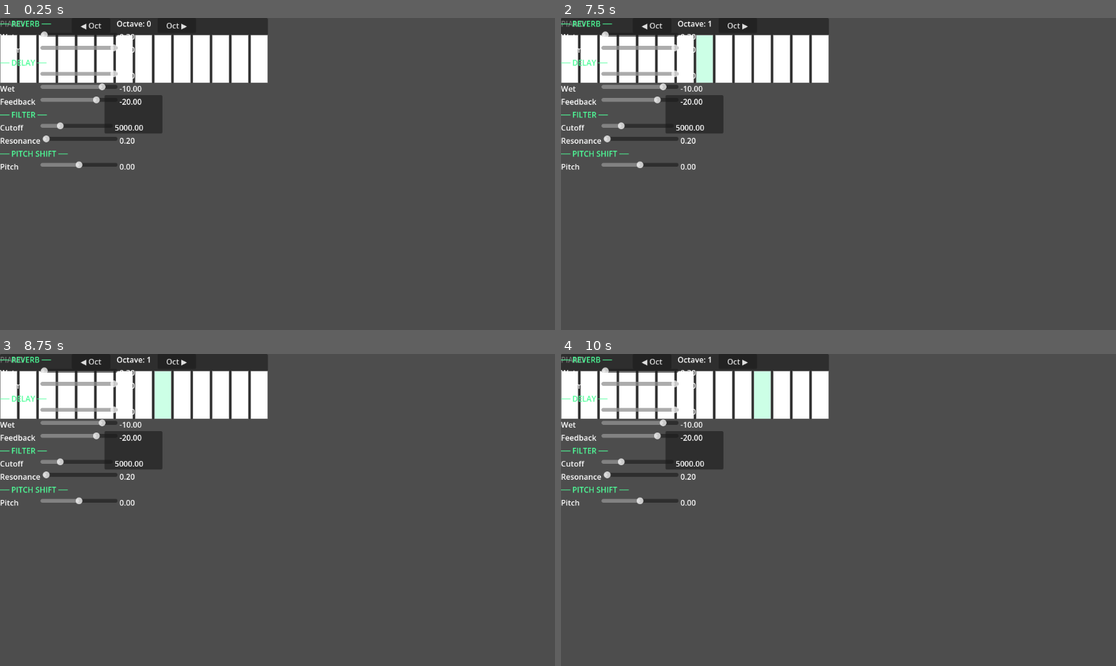
Above: before the commit, frames 1-4 (two rows, left to right).
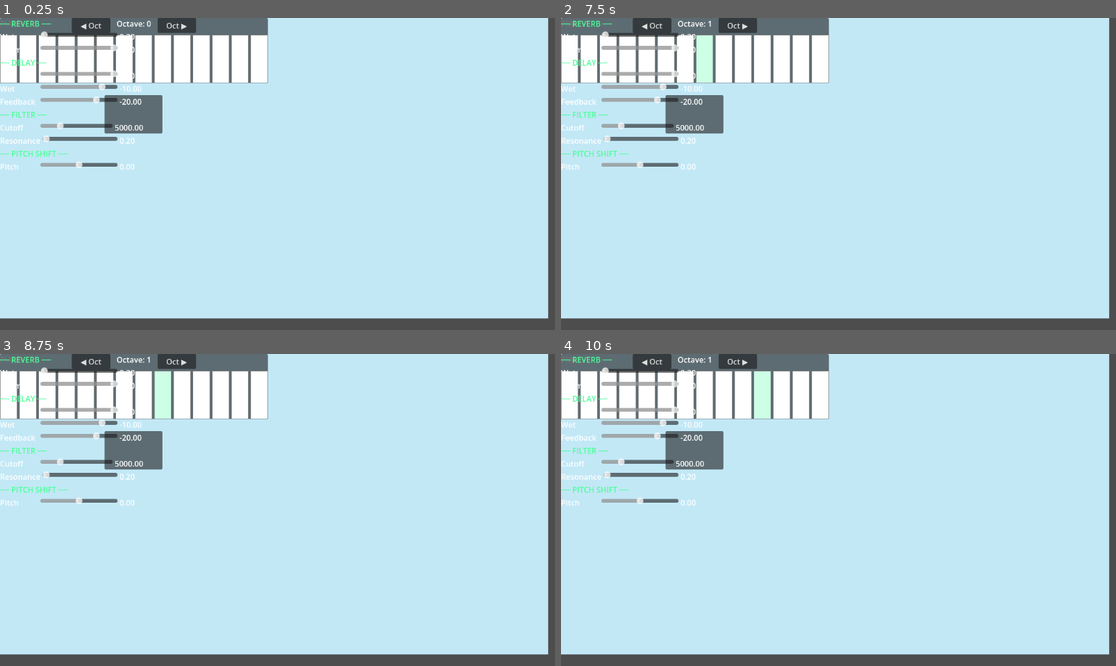
Above: after the commit, the same moments.

Repository: LucaBourke7/Creative-Coding-CA
Game: Godot game, scene res://main.tscn
The game is run twice, just before and just after one commit, with the same random seed, the same clock (stepped at 60 frames per second) and the same inputs.
Inputs (mouse positions are in pixels of both pictures, inside the frame that each line leads up to):
- Up to frame 1 (0.25 s): no input
- Up to frame 2 (7.5 s): click "◀ Oct" at 0.5 s; click "Oct ▶" at 1.25 s; click (572, 58) at 2.02 s; click (588, 58) at 2.77 s; click (610, 58) at 3.52 s; click (627, 58) at 4.27 s; click (644, 58) at 5.02 s; click (666, 58) at 5.77 s; click (683, 58) at 6.52 s; click (705, 58) at 7.27 s
- Up to frame 3 (8.75 s): click (160, 394) at 8.02 s
- Up to frame 4 (10 s): click (744, 394) at 8.77 s; click (760, 394) at 9.52 s

The runs differ from the first frame. In frame 1, 88% of the frame differs, in the area x 0-99%, y 0-97%; in frame 2, 88%; in frame 3, 88%; in frame 4, 88%.

Commit message:
Add Background

Diff:
--- a/main.tscn
+++ b/main.tscn
@@ -7,6 +7,11 @@
 
 [node name="Main" type="Node2D" unique_id=255669325]
 script = ExtResource("1_ig7tw")
+
+[node name="Background" type="ColorRect" parent="." unique_id=898749654]
+offset_right = 1138.0
+offset_bottom = 624.0
+color = Color(0.7618501, 0.908355, 0.96299404, 1)
 
 [node name="Instrument" type="Node2D" parent="." unique_id=1814646349]
 script = ExtResource("2_0xm2m")
